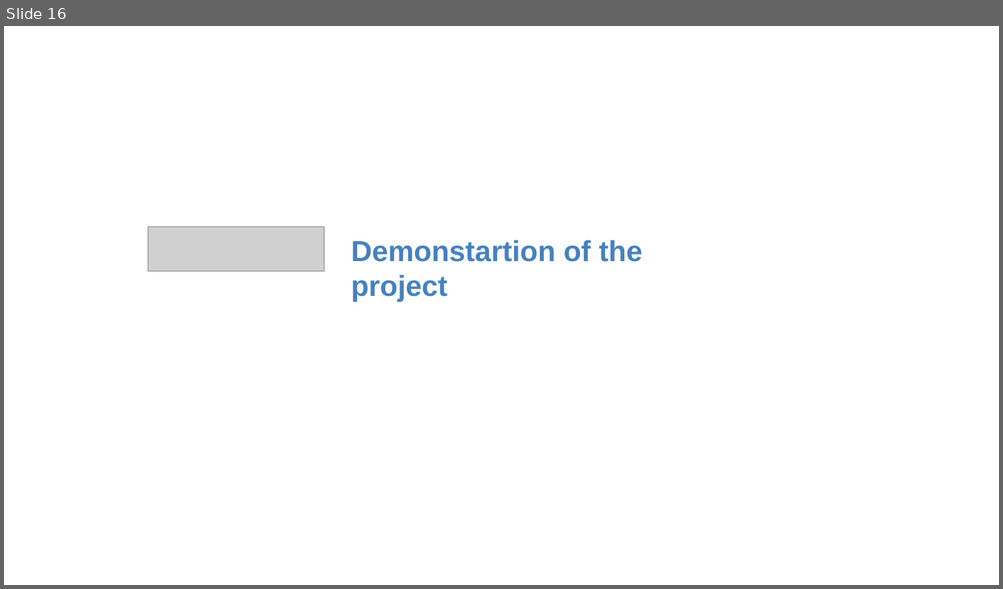
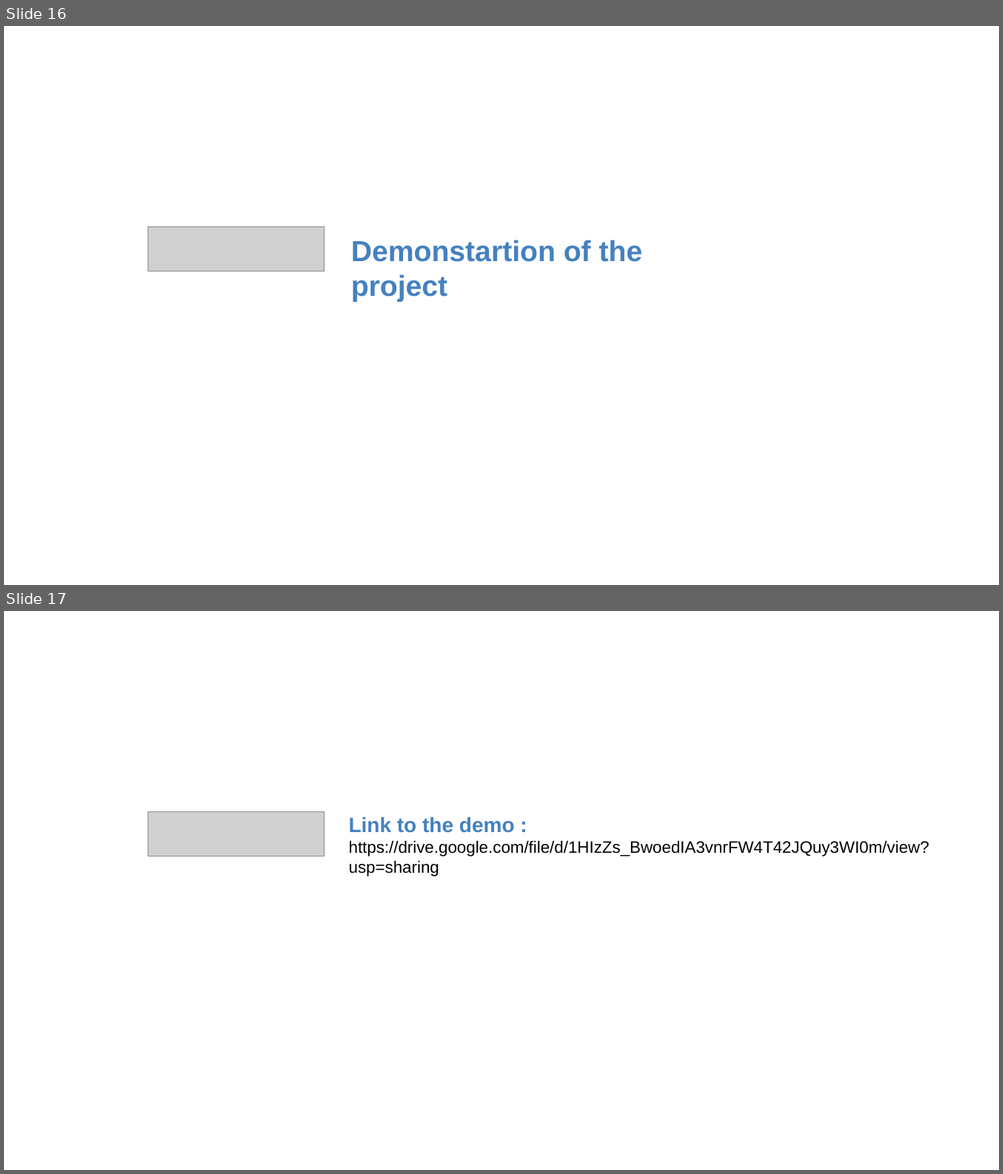
Before and after one commit to HajarAitAbdielmomin/Analyzing-Spotify-Dataset-with-BigQuery, a slide deck: bigQuery.pptx. Shown one above the other, each under a label of ours: slide 16 before the commit, slides 16 and 17 after it. The pictures are 1003x589 and 1003x1174 pixels, drawn with LibreOffice and Linux fonts; fonts in the diff are those of the drawing; grey boxes stand for pictures; background and template pictures are left out. Boxes give left, top, right and bottom in pixels: in the first picture for what was removed or moved away, otherwise in the second. Text is boxed around its words. In the diff, an @@ line names an element or a change of style, - is before the commit and + after.

Commit message:
add video

```diff
--- a/bigQuery.pptx
+++ b/bigQuery.pptx
@@ slide 17 added at <box>4,611,999,1170</box>, background picture (left out) @@
@@ picture added at <box>148,812,324,857</box> @@
@@ text added at <box>349,817,929,877</box>, 16 pt, text #000000 @@
+Link to the demo : https://drive.google.com/file/d/1HIzZs_BwoedIA3vnrFW4T42JQuy3WI0m/view?usp=sharing
```
